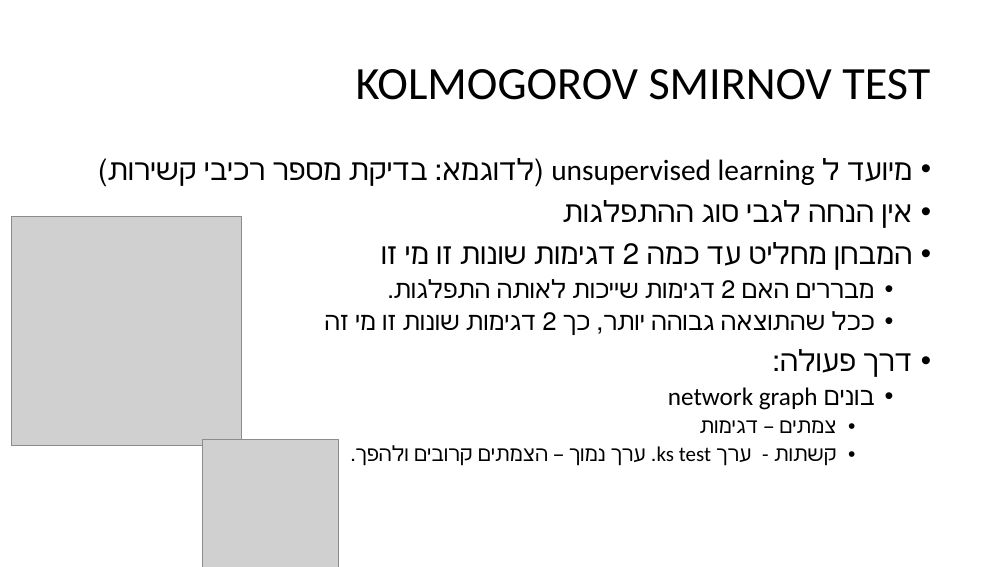
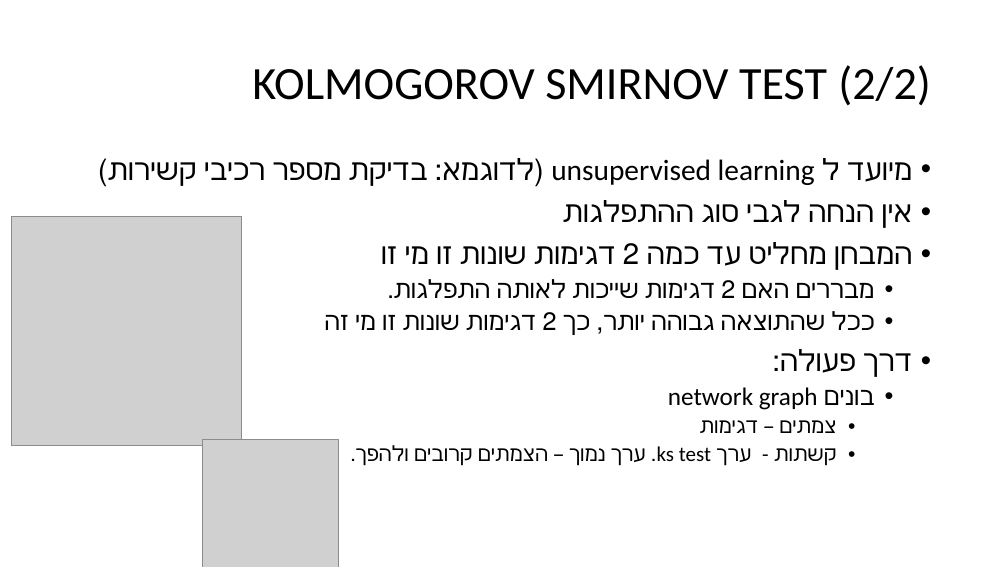
Before and after one commit to amitliron/FeatureSelecion, a slide deck: slide 51 of Presentation/Feature Selection.pptx (slide 47 before the commit). Drawn at 1008x567 pixels with LibreOffice and Linux fonts; fonts in the diff are those of the drawing; grey boxes stand for pictures. Boxes give left, top, right and bottom in pixels: in the first picture for what was removed or moved away, otherwise in the second. Text is boxed around its words. In the diff, an @@ line names an element or a change of style, - is before the commit and + after.

```diff
--- a/Presentation/Feature Selection.pptx
+++ b/Presentation/Feature Selection.pptx
@@ title at <box>252,65,931,106</box>: text changed @@
-KOLMOGOROV SMIRNOV TEST
+KOLMOGOROV SMIRNOV TEST (2/2)
```
Also in this commit, not shown: 2 other slides changed, 4 slides added.
